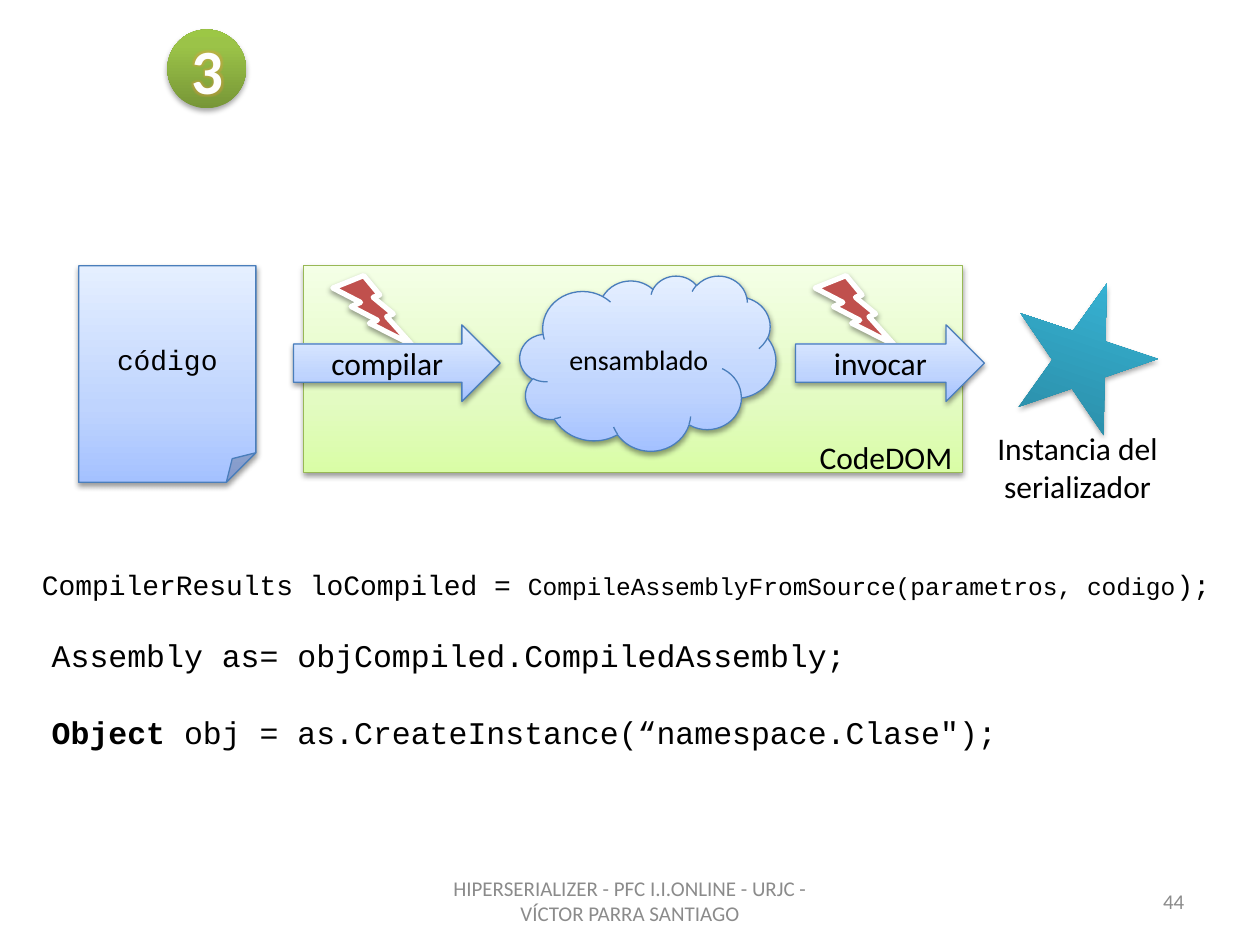
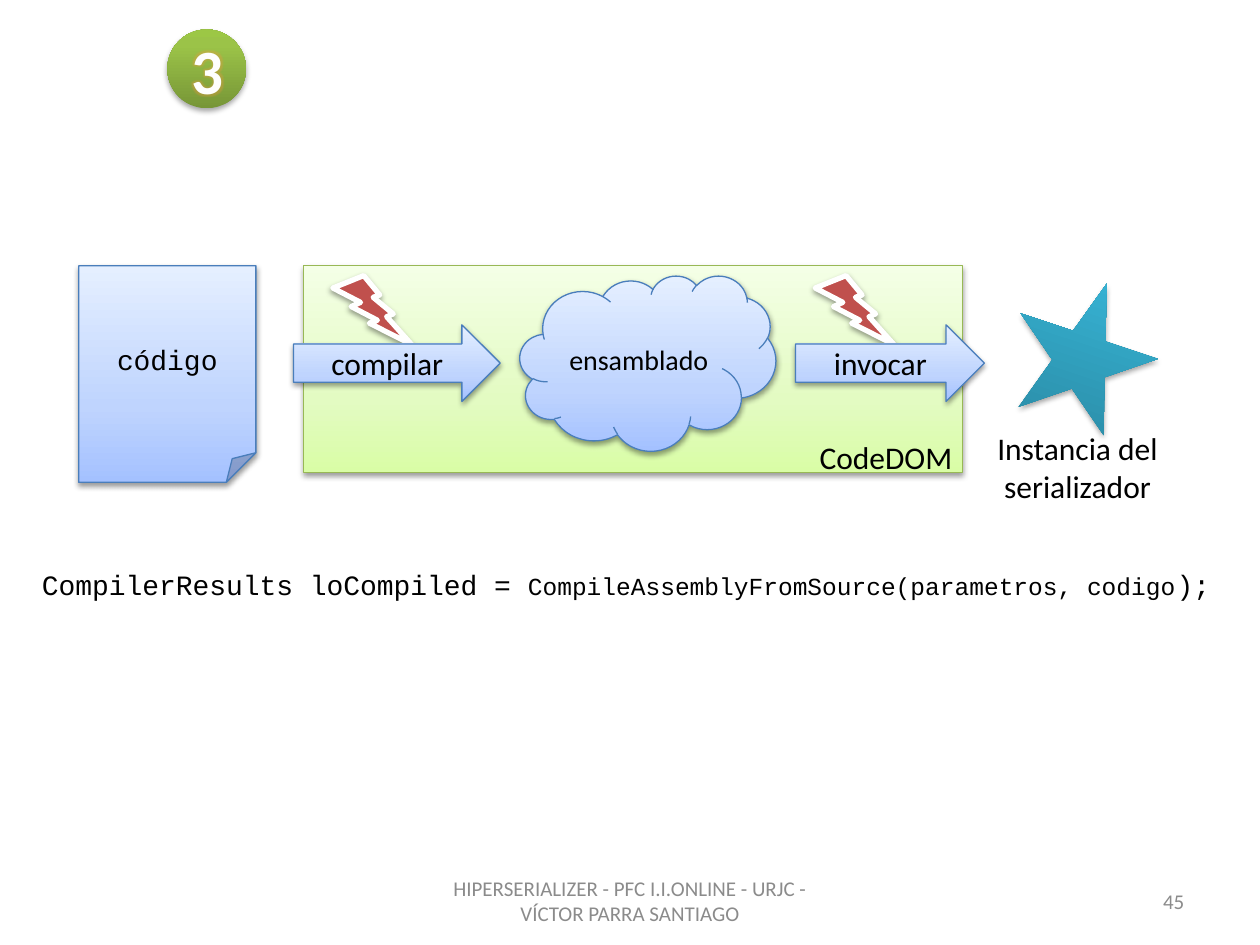
Before and after one commit to vitiparra/ProyectoFinDeCarrera, a slide deck: slide 45 of Memoria/PFC HiperSerializer OK.pptx (slide 44 before the commit). Drawn at 1260x945 pixels with LibreOffice and Linux fonts; fonts in the diff are those of the drawing; background and template pictures are left out. Boxes give left, top, right and bottom in pixels: in the first picture for what was removed or moved away, otherwise in the second. Text is boxed around its words. In the diff, an @@ line names an element or a change of style, - is before the commit and + after.

```diff
--- a/Memoria/PFC HiperSerializer OK.pptx
+++ b/Memoria/PFC HiperSerializer OK.pptx
@@ text removed at [52,644,845,674] @@
-Assembly as= objCompiled.CompiledAssembly;
@@ text removed at [52,722,996,751] @@
-Object obj = as.CreateInstance(“namespace.Clase");
@@ page number at [1163,895,1184,909]: text changed @@
-44
+45
```
Also in this commit, not shown: 22 other slides changed, 5 slides added, 2 other files.
